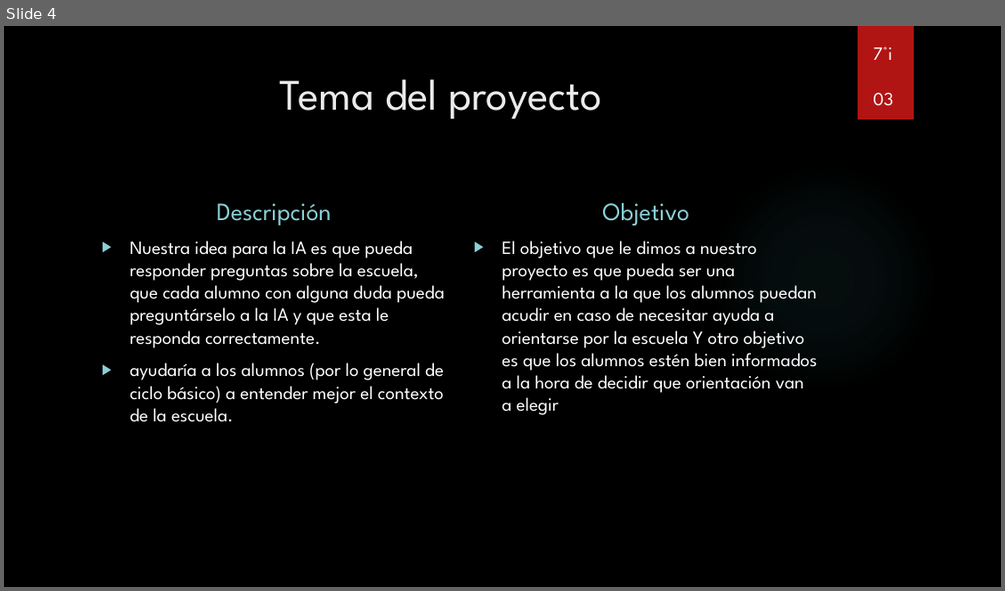
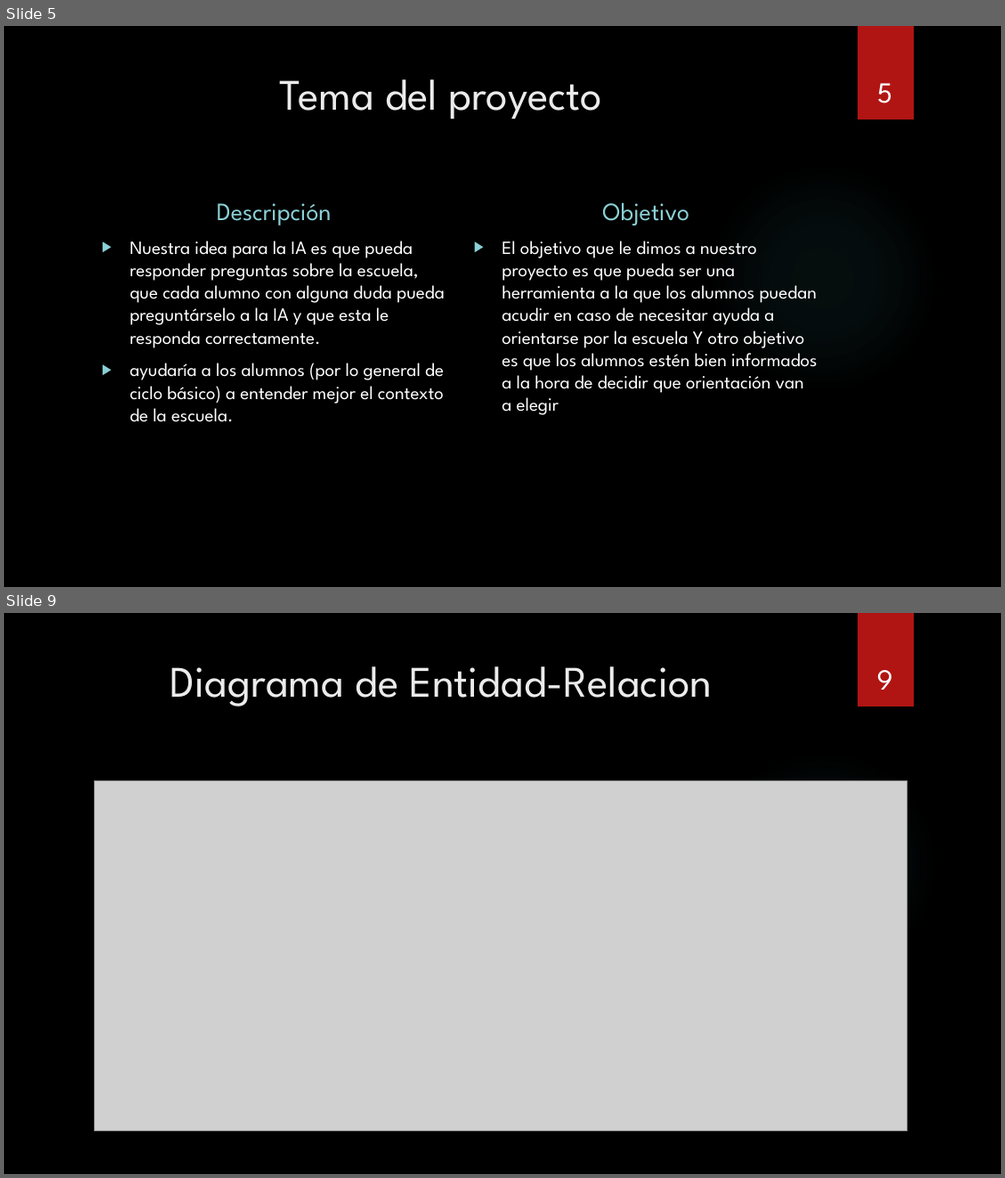
Before and after one commit to bs-andres/proyecto-chatbot, a slide deck: leandal_IA.pptx. Shown one above the other, each under a label of ours: slide 4 before the commit, slides 5 and 9 after it; the slides between them are not shown. The pictures are 1005x591 and 1005x1178 pixels, drawn with LibreOffice and Linux fonts; fonts in the diff are those of the drawing; grey boxes stand for pictures; background and template pictures are left out. Boxes give left, top, right and bottom in pixels: in the first picture for what was removed or moved away, otherwise in the second. Text is boxed around its words. In the diff, an @@ line names an element or a change of style, - is before the commit and + after.

```diff
--- a/leandal_IA.pptx
+++ b/leandal_IA.pptx
@@ slide 9 added at bbox=[4, 613, 1001, 1174], background picture (left out); not listed: 2 template elements that a slide beside it also shows @@
@@ title added at bbox=[170, 666, 712, 706], 42 pt, text #EBEBEB @@
+Diagrama de Entidad-Relacion
@@ page number added at bbox=[877, 670, 893, 690], 28 pt, text #FFFFFF @@
+9
@@ picture added at bbox=[95, 781, 908, 1130] @@
@@ what was slide 4 is now slide 5 @@
@@ slide 5 changed as well @@
@@ text removed at bbox=[873, 46, 893, 106] @@
-7°i
-03
@@ page number added at bbox=[877, 83, 892, 103], 28 pt, text #FFFFFF @@
+5
```
Also in this commit, not shown: 2 other slides changed, 6 other slides added, 1 slide removed, 3 other files.
